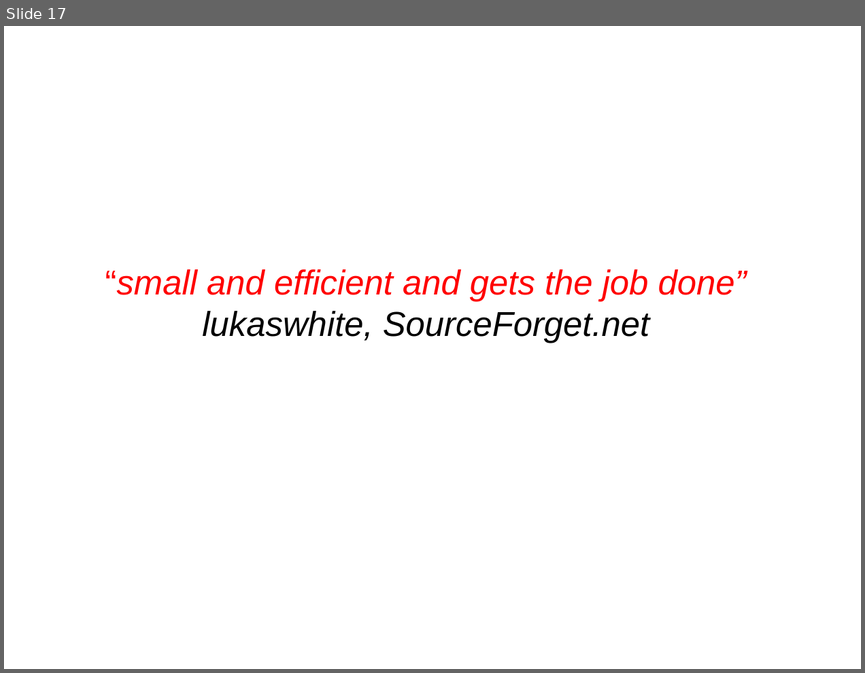
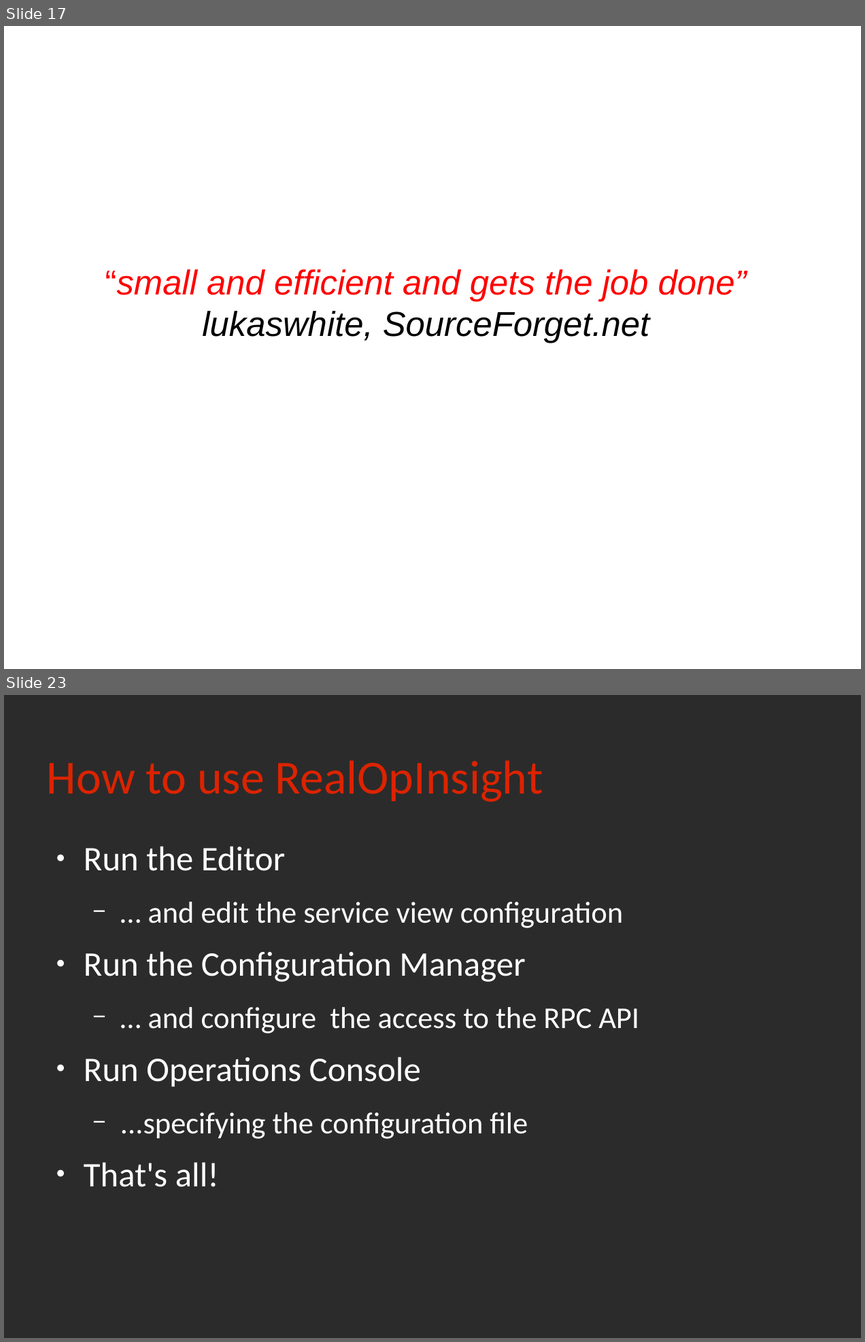
Before and after one commit to rchakode/realopinsight, a slide deck: doc/talks/rmll-2013.odp. Shown one above the other, each under a label of ours: slide 17 before the commit, slides 17 and 23 after it; the slides between them are not shown. The pictures are 865x673 and 865x1342 pixels, drawn with LibreOffice and Linux fonts; fonts in the diff are those of the drawing; background and template pictures are left out; a plain dark background stands for a picture behind light text. Boxes give left, top, right and bottom in pixels: in the first picture for what was removed or moved away, otherwise in the second. Text is boxed around its words. In the diff, an @@ line names an element or a change of style, - is before the commit and + after.

```diff
--- a/doc/talks/rmll-2013.odp
+++ b/doc/talks/rmll-2013.odp
@@ slide 23 added at bbox=[4, 695, 861, 1338], background picture (left out) @@
@@ title added at bbox=[47, 760, 543, 802], 44 pt, text #DC2300 @@
+How to use RealOpInsight
@@ text added at bbox=[84, 846, 639, 1187], 28 pt, text #FFFFFF @@
+● Run the Editor
+  − … and edit the service view configuration
+● Run the Configuration Manager
+  − … and configure the access to the RPC API
+● Run Operations Console
+  − ...specifying the configuration file
+● That's all!
```
Also in this commit, not shown: 9 slides changed, 4 other slides added, 2 slides removed.
